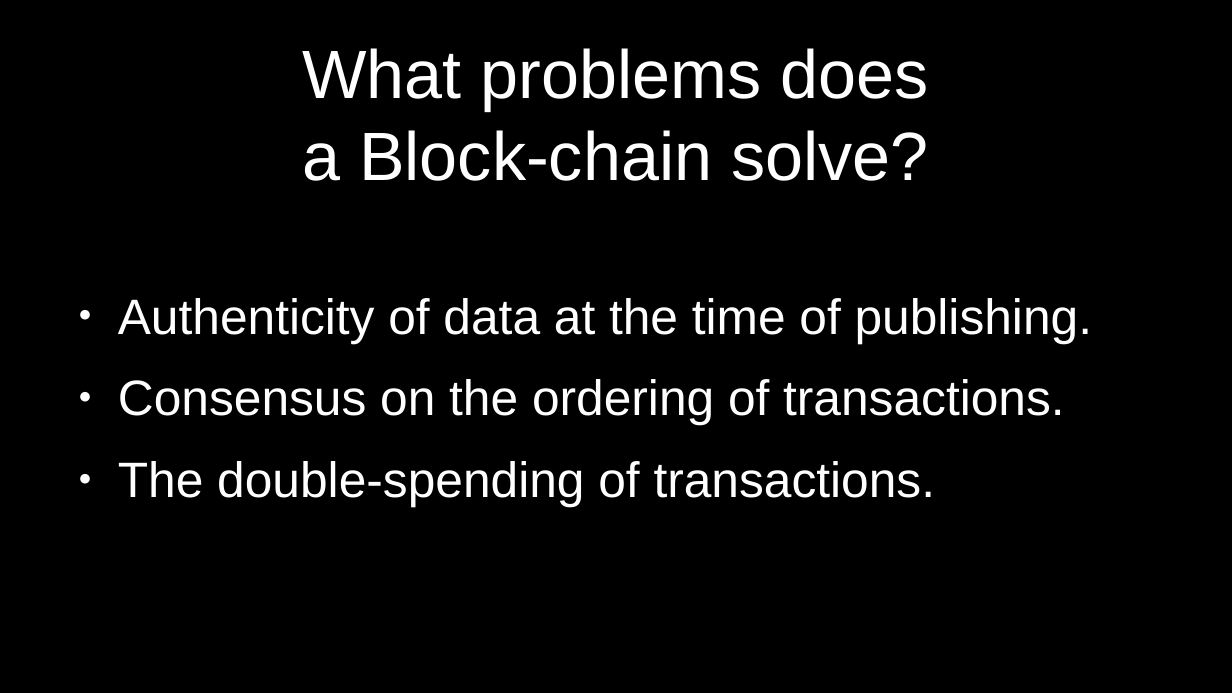
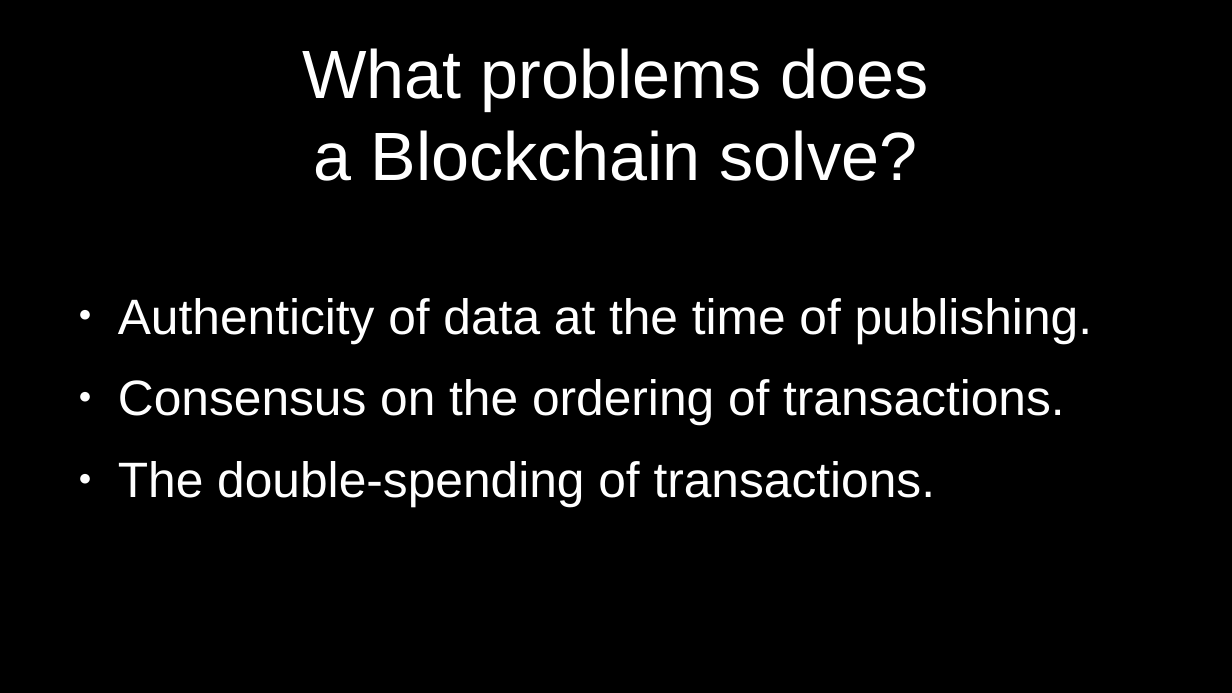
Before and after one commit to cmdruid/bitcoin-programming, a slide deck: slide 5 of slides/bitcoin-whitepaper-review.odp. Drawn at 1232x693 pixels with LibreOffice and Linux fonts; fonts in the diff are those of the drawing. Boxes give left, top, right and bottom in pixels: in the first picture for what was removed or moved away, otherwise in the second. Text is boxed around its words. In the diff, an @@ line names an element or a change of style, - is before the commit and + after.

```diff
--- a/slides/bitcoin-whitepaper-review.odp
+++ b/slides/bitcoin-whitepaper-review.odp
@@ title at (302, 48, 928, 181): text changed @@
-What problems does
-a Block-chain solve?
+What problems does
+a Blockchain solve?
```
Also in this commit, not shown: 4 other slides changed, 5 slides added, 1 slide removed, 7 other files.
